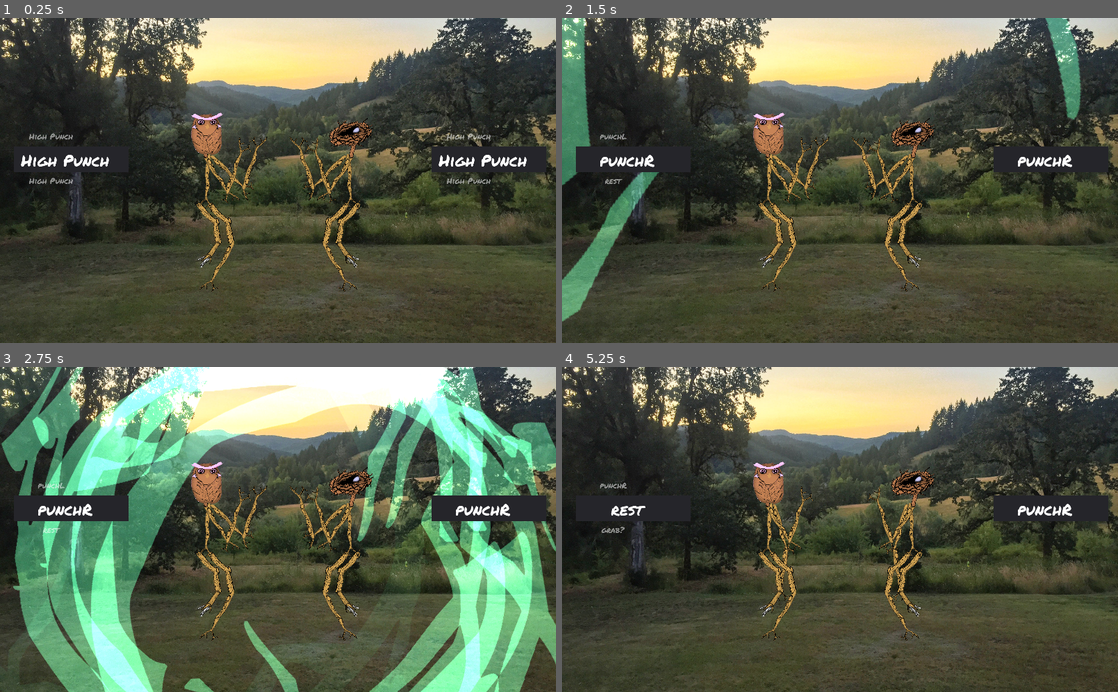
Above: before the commit, frames 1-4 (two rows, left to right).
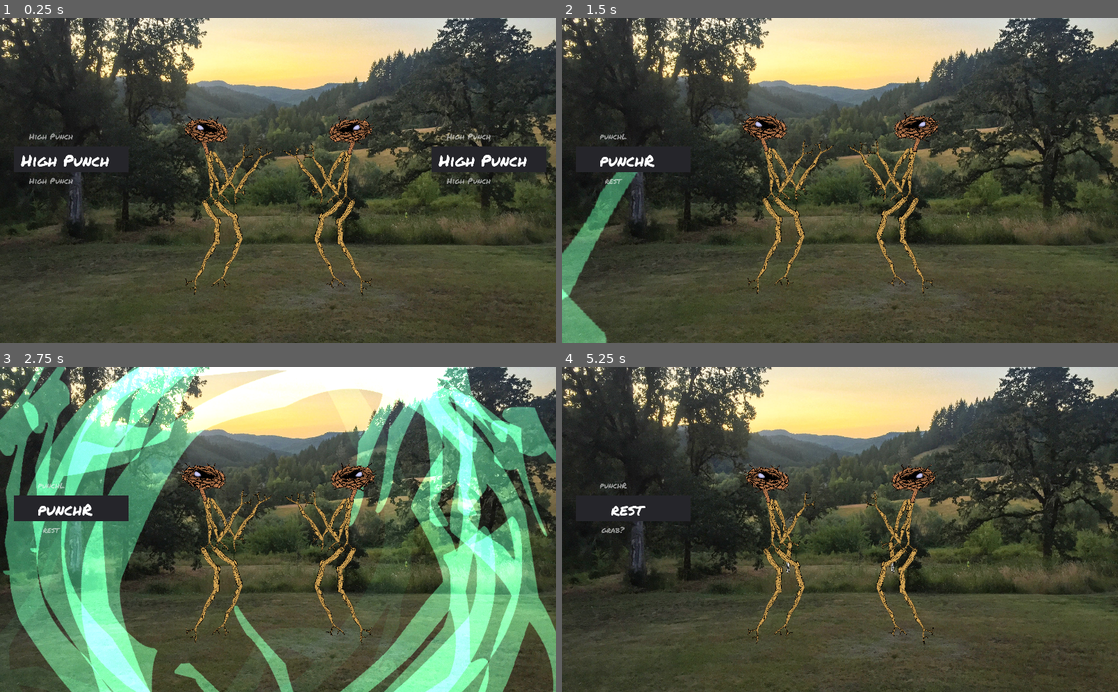
Above: after the commit, the same moments.

Repository: thesage1014/pigsSSJomt
Game: Godot game, scene res://sticky.tscn
The game is run twice, just before and just after one commit, with the same random seed, the same clock (stepped at 60 frames per second) and the same inputs.
Inputs:
- Up to frame 1 (0.25 s): no input
- Up to frame 2 (1.5 s): tap Enter (ui_accept) at 0.5, 0.77 s; tap Left (p1_a) at 0.6 s; tap Up (p1_b) at 1.35 s
- Up to frame 3 (2.75 s): tap Enter (ui_accept) at 1.52 s; tap Down (p1_c) at 2.1 s
- Up to frame 4 (5.25 s): tap A (p2_a) at 2.85 s; tap Enter (ui_accept) at 3.02, 3.77, 4.52 s; tap E (p2_b) at 3.6 s; tap D (p2_c) at 4.35 s; tap Left (p1_a) at 5.1 s

The runs differ from the first frame. In frame 1, 4.2% of the frame differs, in the area x 32-68%, y 29-86%; in frame 2, 11%; in frame 3, 38%, in the area x 0-100%, y 0-100%; in frame 4, 4.8%.

Commit message:
animation updates
added broken bones to all attacks, added 1-up brd

Diff:
--- a/Fighter.tscn
+++ b/Fighter.tscn
@@ -25,8 +25,94 @@
 "speed": 5.0
 } ]
 
+[sub_resource type="Animation" id=9]
+resource_name = "One More Time"
+tracks/0/type = "value"
+tracks/0/path = NodePath("Torso/ArmR/AnimatedSprite4:frame")
+tracks/0/interp = 1
+tracks/0/loop_wrap = true
+tracks/0/imported = false
+tracks/0/enabled = true
+tracks/0/keys = {
+"times": PoolRealArray( 0.4 ),
+"transitions": PoolRealArray( 1 ),
+"update": 1,
+"values": [ 0 ]
+}
+tracks/1/type = "value"
+tracks/1/path = NodePath("Torso/ArmL/AnimatedSprite4:frame")
+tracks/1/interp = 1
+tracks/1/loop_wrap = true
+tracks/1/imported = false
+tracks/1/enabled = true
+tracks/1/keys = {
+"times": PoolRealArray( 0.3 ),
+"transitions": PoolRealArray( 1 ),
+"update": 1,
+"values": [ 0 ]
+}
+tracks/2/type = "value"
+tracks/2/path = NodePath("Torso/LegL/AnimatedSprite4:frame")
+tracks/2/interp = 1
+tracks/2/loop_wrap = true
+tracks/2/imported = false
+tracks/2/enabled = true
+tracks/2/keys = {
+"times": PoolRealArray( 0.2 ),
+"transitions": PoolRealArray( 1 ),
+"update": 1,
+"values": [ 0 ]
+}
+tracks/3/type = "value"
+tracks/3/path = NodePath("Torso/LegR/AnimatedSprite4:frame")
+tracks/3/interp = 1
+tracks/3/loop_wrap = true
+tracks/3/imported = false
+tracks/3/enabled = true
+tracks/3/keys = {
+"times": PoolRealArray( 0.1 ),
+"transitions": PoolRealArray( 1 ),
+"update": 1,
+"values": [ 0 ]
+}
+tracks/4/type = "value"
+tracks/4/path = NodePath("Brd:position")
+tracks/4/interp = 2
+tracks/4/loop_wrap = true
+tracks/4/imported = false
+tracks/4/enabled = true
+tracks/4/keys = {
+"times": PoolRealArray( 0, 0.4, 0.8, 1 ),
+"transitions": PoolRealArray( 1, 1, 1, 1 ),
+"update": 0,
+"values": [ Vector2( -393.074, -618.013 ), Vector2( -45.442, -238.571 ), Vector2( 9.08862, -313.551 ), Vector2( 24.4103, -150.435 ) ]
+}
+tracks/5/type = "value"
+tracks/5/path = NodePath("Brd:rotation_degrees")
+tracks/5/interp = 2
+tracks/5/loop_wrap = true
+tracks/5/imported = false
+tracks/5/enabled = true
+tracks/5/keys = {
+"times": PoolRealArray( 0, 0.4, 0.8, 1 ),
+"transitions": PoolRealArray( 1, 1, 1, 1 ),
+"update": 0,
+"values": [ 0.0, 0.0, 0.0, 0.0 ]
+}
+tracks/6/type = "value"
+tracks/6/path = NodePath("Brd:modulate")
+tracks/6/interp = 2
+tracks/6/loop_wrap = true
+tracks/6/imported = false
+tracks/6/enabled = true
+tracks/6/keys = {
+"times": PoolRealArray( 0, 0.3 ),
+"transitions": PoolRealArray( 1, 1 ),
+"update": 0,
+"values": [ Color( 1, 1, 1, 0 ), Color( 1, 1, 1, 1 ) ]
+}
+
 [sub_resource type="Animation" id=3]
-loop = true
 tracks/0/type = "value"
 tracks/0/path = NodePath("Torso/LegR:position")
 tracks/0/interp = 1
@@ -46,10 +132,10 @@
 tracks/1/imported = false
 tracks/1/enabled = true
 tracks/1/keys = {
-"times": PoolRealArray( 0, 0.4 ),
-"transitions": PoolRealArray( 1, 1 ),
-"update": 0,
-"values": [ 29.7141, 71.4625 ]
+"times": PoolRealArray( 0, 0.4, 1 ),
+"transitions": PoolRealArray( 1, 1, 1 ),
+"update": 0,
+"values": [ 29.7141, 71.4625, 29.7141 ]
 }
 tracks/2/type = "value"
 tracks/2/path = NodePath("Torso/neck:position")
@@ -70,10 +156,10 @@
 tracks/3/imported = false
 tracks/3/enabled = true
 tracks/3/keys = {
-"times": PoolRealArray( 0, 0.4 ),
-"transitions": PoolRealArray( 1, 1 ),
-"update": 0,
-"values": [ -166.309, -166.309 ]
+"times": PoolRealArray( 0, 0.4, 1 ),
+"transitions": PoolRealArray( 1, 1, 1 ),
+"update": 0,
+"values": [ -166.309, -166.309, -166.309 ]
 }
 tracks/4/type = "value"
 tracks/4/path = NodePath("Torso/LegR/AnimatedSprite4:position")
@@ -94,10 +180,10 @@
 tracks/5/imported = false
 tracks/5/enabled = true
 tracks/5/keys = {
-"times": PoolRealArray( 0, 0.4 ),
-"transitions": PoolRealArray( 1, 1 ),
-"update": 0,
-"values": [ -59.1581, -78.1254 ]
+"times": PoolRealArray( 0, 0.4, 1 ),
+"transitions": PoolRealArray( 1, 1, 1 ),
+"update": 0,
+"values": [ -59.1581, -78.1254, -59.1581 ]
 }
 tracks/6/type = "value"
 tracks/6/path = NodePath("Torso/neck/head:position")
@@ -118,10 +204,10 @@
 tracks/7/imported = false
 tracks/7/enabled = true
 tracks/7/keys = {
-"times": PoolRealArray( 0 ),
-"transitions": PoolRealArray( 1 ),
-"update": 0,
-"values": [ 74.2537 ]
+"times": PoolRealArray( 0, 1 ),
+"transitions": PoolRealArray( 1, 1 ),
+"update": 0,
+"values": [ 74.2537, 74.2537 ]
 }
 tracks/8/type = "value"
 tracks/8/path = NodePath("Torso/ArmL/AnimatedSprite4/Position2D:position")
@@ -142,10 +228,10 @@
 tracks/9/imported = false
 tracks/9/enabled = true
 tracks/9/keys = {
-"times": PoolRealArray( 0, 0.2, 0.4 ),
-"transitions": PoolRealArray( 1, 1, 1 ),
-"update": 0,
-"values": [ 186.364, 129.848, 149.759 ]
+"times": PoolRealArray( 0, 0.2, 0.4, 1 ),
+"transitions": PoolRealArray( 1, 1, 1, 1 ),
+"update": 0,
+"values": [ 186.364, 129.848, 149.759, 186.364 ]
 }
 tracks/10/type = "value"
 tracks/10/path = NodePath("Torso/ArmL/AnimatedSprite4:position")
@@ -166,10 +252,10 @@
 tracks/11/imported = false
 tracks/11/enabled = true
 tracks/11/keys = {
-"times": PoolRealArray( 0, 0.2, 0.4 ),
-"transitions": PoolRealArray( 1, 1, 1 ),
-"update": 0,
-"values": [ 1208.31, 1216.98, 1211.22 ]
+"times": PoolRealArray( 0, 0.2, 0.4, 1 ),
+"transitions": PoolRealArray( 1, 1, 1, 1 ),
+"update": 0,
+"values": [ 1208.31, 1216.98, 1211.22, 1208.31 ]
 }
 tracks/12/type = "value"
 tracks/12/path = NodePath("Torso/ArmL:position")
@@ -190,10 +276,10 @@
 tracks/13/imported = false
 tracks/13/enabled = true
 tracks/13/keys = {
-"times": PoolRealArray( 0, 0.2, 0.4 ),
-"transitions": PoolRealArray( 1, 1, 1 ),
-"update": 0,
-"values": [ 1817.42, 1866.44, 1890.37 ]
+"times": PoolRealArray( 0, 0.2, 0.4, 1 ),
+"transitions": PoolRealArray( 1, 1, 1, 1 ),
+"update": 0,
+"values": [ 1817.42, 1866.44, 1890.37, 1817.42 ]
 }
 tracks/14/type = "value"
 tracks/14/path = NodePath("Torso/LegL/AnimatedSprite4/Position2D:position")
@@ -214,10 +300,10 @@
 tracks/15/imported = false
 tracks/15/enabled = true
 tracks/15/keys = {
-"times": PoolRealArray( 0, 0.4 ),
-"transitions": PoolRealArray( 1, 1 ),
-"update": 0,
-"values": [ 361.586, 350.846 ]
+"times": PoolRealArray( 0, 0.4, 1 ),
+"transitions": PoolRealArray( 1, 1, 1 ),
+"update": 0,
+"values": [ 361.586, 350.846, 361.586 ]
 }
 tracks/16/type = "value"
 tracks/16/path = NodePath("Torso/LegL/AnimatedSprite4:position")
@@ -238,10 +324,10 @@
 tracks/17/imported = false
 tracks/17/enabled = true
 tracks/17/keys = {
-"times": PoolRealArray( 0, 0.4 ),
-"transitions": PoolRealArray( 1, 1 ),
-"update": 0,
-"values": [ 1038.15, 1005.77 ]
+"times": PoolRealArray( 0, 0.4, 1 ),
+"transitions": PoolRealArray( 1, 1, 1 ),
+"update": 0,
+"values": [ 1038.15, 1005.77, 1038.15 ]
 }
 tracks/18/type = "value"
 tracks/18/path = NodePath("Torso/LegL:position")
@@ -262,10 +348,10 @@
 tracks/19/imported = false
 tracks/19/enabled = true
 tracks/19/keys = {
-"times": PoolRealArray( 0, 0.4 ),
-"transitions": PoolRealArray( 1, 1 ),
-"update": 0,
-"values": [ 12.7971, 55.6226 ]
+"times": PoolRealArray( 0, 0.4, 1 ),
+"transitions": PoolRealArray( 1, 1, 1 ),
+"update": 0,
+"values": [ 12.7971, 55.6226, 12.7971 ]
 }
 tracks/20/type = "value"
 tracks/20/path = NodePath("Torso/LegR/AnimatedSprite4/Position2D:position")
@@ -286,10 +372,10 @@
 tracks/21/imported = false
 tracks/21/enabled = true
 tracks/21/keys = {
-"times": PoolRealArray( 0, 0.4 ),
-"transitions": PoolRealArray( 1, 1 ),
-"update": 0,
-"values": [ -1317.73, -980.072 ]
+"times": PoolRealArray( 0, 0.4, 1 ),
+"transitions": PoolRealArray( 1, 1, 1 ),
+"update": 0,
+"values": [ -1317.73, -980.072, -1317.73 ]
 }
 tracks/22/type = "value"
 tracks/22/path = NodePath("Torso/ArmR:position")
@@ -310,10 +396,10 @@
 tracks/23/imported = false
 tracks/23/enabled = true
 tracks/23/keys = {
-"times": PoolRealArray( 0, 0.2, 0.4 ),
-"transitions": PoolRealArray( 1, 1, 1 ),
-"update": 0,
-"values": [ 25.2324, 93.0709, 106.762 ]
+"times": PoolRealArray( 0, 0.2, 0.4, 1 ),
+"transitions": PoolRealArray( 1, 1, 1, 1 ),
+"update": 0,
+"values": [ 25.2324, 93.0709, 106.762, 25.2324 ]
 }
 tracks/24/type = "value"
 tracks/24/path = NodePath("Torso:position")
@@ -322,10 +408,10 @@
 tracks/24/imported = false
 tracks/24/enabled = true
 tracks/24/keys = {
-"times": PoolRealArray( 0, 0.4 ),
-"transitions": PoolRealArray( 1, 1 ),
-"update": 0,
-"values": [ Vector2( 10.9721, 96.4077 ), Vector2( 69.6328, 135.515 ) ]
+"times": PoolRealArray( 0, 0.4, 1 ),
+"transitions": PoolRealArray( 1, 1, 1 ),
+"update": 0,
+"values": [ Vector2( 10.9721, 96.4077 ), Vector2( 69.6328, 135.515 ), Vector2( 10.9721, 96.4077 ) ]
 }
 tracks/25/type = "value"
 tracks/25/path = NodePath("Torso:rotation_degrees")
@@ -334,10 +420,10 @@
 tracks/25/imported = false
 tracks/25/enabled = true
 tracks/25/keys = {
-"times": PoolRealArray( 0, 0.4 ),
-"transitions": PoolRealArray( 1, 1 ),
-"update": 0,
-"values": [ 92.4048, 75.6058 ]
+"times": PoolRealArray( 0, 0.4, 1 ),
+"transitions": PoolRealArray( 1, 1, 1 ),
+"update": 0,
+"values": [ 92.4048, 75.6058, 92.4048 ]
 }
 tracks/26/type = "value"
 tracks/26/path = NodePath("Torso/ArmR/AnimatedSprite4:position")
@@ -358,10 +444,10 @@
 tracks/27/imported = false
 tracks/27/enabled = true
 tracks/27/keys = {
-"times": PoolRealArray( 0, 0.2, 0.4 ),
-"transitions": PoolRealArray( 1, 1, 1 ),
-"update": 0,
-"values": [ 115.049, 121.304, 120.785 ]
+"times": PoolRealArray( 0, 0.2, 0.4, 1 ),
+"transitions": PoolRealArray( 1, 1, 1, 1 ),
+"update": 0,
+"values": [ 115.049, 121.304, 120.785, 115.049 ]
 }
 tracks/28/type = "value"
 tracks/28/path = NodePath("Torso/ArmR/AnimatedSprite4/Position2D:position")
@@ -382,10 +468,10 @@
 tracks/29/imported = false
 tracks/29/enabled = true
 tracks/29/keys = {
-"times": PoolRealArray( 0, 0.2, 0.4 ),
-"transitions": PoolRealArray( 1, 1, 1 ),
-"update": 0,
-"values": [ -766.103, -479.816, -133.787 ]
+"times": PoolRealArray( 0, 0.2, 0.4, 1 ),
+"transitions": PoolRealArray( 1, 1, 1, 1 ),
+"update": 0,
+"values": [ -766.103, -479.816, -133.787, -766.103 ]
 }
 
 [sub_resource type="Animation" id=4]
@@ -593,6 +679,47 @@
 "transitions": PoolRealArray( 1, 1, 1 ),
 "update": 0,
 "values": [ Vector2( 25.5059, 106.097 ), Vector2( 65.1733, 144.178 ), Vector2( 25.5059, 106.097 ) ]
+}
+
+[sub_resource type="Animation" id=10]
+resource_name = "idle"
+length = 4.0
+loop = true
+tracks/0/type = "value"
+tracks/0/path = NodePath("Torso:position")
+tracks/0/interp = 1
+tracks/0/loop_wrap = true
+tracks/0/imported = false
+tracks/0/enabled = true
+tracks/0/keys = {
+"times": PoolRealArray( 0, 2, 4 ),
+"transitions": PoolRealArray( 1, 1, 1 ),
+"update": 0,
+"values": [ Vector2( 10.9721, 96.4077 ), Vector2( 22.9307, 82.0576 ), Vector2( 10.9721, 96.4077 ) ]
+}
+tracks/1/type = "value"
+tracks/1/path = NodePath("Torso:rotation_degrees")
+tracks/1/interp = 1
+tracks/1/loop_wrap = true
+tracks/1/imported = false
+tracks/1/enabled = true
+tracks/1/keys = {
+"times": PoolRealArray( 0, 2, 4 ),
+"transitions": PoolRealArray( 1, 1, 1 ),
+"update": 0,
+"values": [ 92.4048, 94.6944, 92.4048 ]
+}
+tracks/2/type = "value"
+tracks/2/path = NodePath("Torso:scale")
+tracks/2/interp = 1
+tracks/2/loop_wrap = true
+tracks/2/imported = false
+tracks/2/enabled = true
+tracks/2/keys = {
+"times": PoolRealArray( 0, 2, 4 ),
+"transitions": PoolRealArray( 1, 1, 1 ),
+"update": 0,
+"values": [ Vector2( 0.148534, 0.148534 ), Vector2( 0.152, 0.152 ), Vector2( 0.148534, 0.148534 ) ]
 }
 
 [sub_resource type="Animation" id=5]
@@ -663,10 +790,10 @@
 tracks/5/imported = false
 tracks/5/enabled = true
 tracks/5/keys = {
-"times": PoolRealArray( -0.3, 0.5 ),
-"transitions": PoolRealArray( 1, 1 ),
+"times": PoolRealArray( 0.5 ),
+"transitions": PoolRealArray( 1 ),
 "update": 1,
-"values": [ 0, 1 ]
+"values": [ 1 ]
 }
 
 [sub_resource type="Animation" id=6]
@@ -737,10 +864,10 @@
 tracks/5/imported = false
 tracks/5/enabled = true
 tracks/5/keys = {
-"times": PoolRealArray( 0, 0.5 ),
-"transitions": PoolRealArray( 1, 1 ),
+"times": PoolRealArray( 0.5 ),
+"transitions": PoolRealArray( 1 ),
 "update": 1,
-"values": [ 0, 1 ]
+"values": [ 1 ]
 }
 tracks/6/type = "value"
 tracks/6/path = NodePath("Torso/LegL/AnimatedSprite4/Position2D:rotation_degrees")
@@ -828,6 +955,18 @@
 "update": 0,
 "values": [ 1817.42, 1870.51, 1852.81, 1788.72 ]
 }
+tracks/6/type = "value"
+tracks/6/path = NodePath("Torso/ArmL/AnimatedSprite4:frame")
+tracks/6/interp = 1
+tracks/6/loop_wrap = true
+tracks/6/imported = false
+tracks/6/enabled = true
+tracks/6/keys = {
+"times": PoolRealArray( 0.1 ),
+"transitions": PoolRealArray( 1 ),
+"update": 1,
+"values": [ 1 ]
+}
 
 [sub_resource type="Animation" id=8]
 tracks/0/type = "value"
@@ -902,6 +1041,18 @@
 "update": 0,
 "values": [ 25.2324, 72.7887, 25.2324, 15.3063 ]
 }
+tracks/6/type = "value"
+tracks/6/path = NodePath("Torso/ArmR/AnimatedSprite4:frame")
+tracks/6/interp = 1
+tracks/6/loop_wrap = true
+tracks/6/imported = false
+tracks/6/enabled = true
+tracks/6/keys = {
+"times": PoolRealArray( 0.1 ),
+"transitions": PoolRealArray( 1 ),
+"update": 1,
+"values": [ 1 ]
+}
 
 [node name="Fighter1" type="Node2D"]
 position = Vector2( -199.445, -6.64807 )
@@ -922,14 +1073,14 @@
 }
 
 [node name="Torso" type="AnimatedSprite" parent="Skeleton"]
-position = Vector2( 25.5059, 106.097 )
-rotation = 1.54013
+position = Vector2( 10.9721, 96.4077 )
+rotation = 1.61277
 scale = Vector2( 0.148534, 0.148534 )
 frames = ExtResource( 3 )
 
 [node name="ArmR" type="AnimatedSprite" parent="Skeleton/Torso"]
 position = Vector2( -644.386, 163.503 )
-rotation = 0.792942
+rotation = 0.440388
 frames = ExtResource( 3 )
 offset = Vector2( 666.993, 76.2777 )
 flip_v = true
@@ -939,7 +1090,7 @@
 
 [node name="AnimatedSprite4" type="AnimatedSprite" parent="Skeleton/Torso/ArmR"]
 position = Vector2( 1100.45, 36.2783 )
-rotation = 2.03279
+rotation = 2.00798
 frames = ExtResource( 3 )
 offset = Vector2( 666.993, 76.2777 )
 flip_v = true
@@ -949,14 +1100,14 @@
 
 [node name="Position2D" type="Position2D" parent="Skeleton/Torso/ArmR/AnimatedSprite4"]
 position = Vector2( 943.12, 43.079 )
-rotation = -10.6367
+rotation = -13.371
 __meta__ = {
 "_edit_bone_": true
 }
 
 [node name="ArmL" type="AnimatedSprite" parent="Skeleton/Torso"]
 position = Vector2( -654.04, -19.9221 )
-rotation = 32.0354
+rotation = 31.72
 frames = ExtResource( 3 )
 offset = Vector2( 665.285, -73.5525 )
 __meta__ = {
@@ -965,7 +1116,7 @@
 
 [node name="AnimatedSprite4" type="AnimatedSprite" parent="Skeleton/Torso/ArmL"]
 position = Vector2( 1045.15, -31.2649 )
-rotation = 21.1016
+rotation = 21.089
 frames = ExtResource( 3 )
 offset = Vector2( 665.285, -73.5525 )
 __meta__ = {
@@ -974,7 +1125,7 @@
 
 [node name="Position2D" type="Position2D" parent="Skeleton/Torso/ArmL/AnimatedSprite4"]
 position = Vector2( 1222.24, -51.3916 )
-rotation = 3.09438
+rotation = 3.25267
 __meta__ = {
 "_edit_bone_": true
 }
@@ -1001,14 +1152,14 @@
 
 [node name="Position2D" type="Position2D" parent="Skeleton/Torso/LegR/AnimatedSprite4"]
 position = Vector2( 1080.3, 36.2786 )
-rotation = -28.8505
+rotation = -22.9987
 __meta__ = {
 "_edit_bone_": true
 }
 
 [node name="LegL" type="AnimatedSprite" parent="Skeleton/Torso"]
 position = Vector2( 551.068, -107.444 )
-rotation = 0.477484
+rotation = 0.223352
 frames = ExtResource( 4 )
 offset = Vector2( 665.285, 49.478 )
 flip_v = true
@@ -1018,9 +1169,8 @@
 
 [node name="AnimatedSprite4" type="AnimatedSprite" parent="Skeleton/Torso/LegL"]
 position = Vector2( 1045.15, -31.2649 )
-rotation = 17.7807
+rotation = 18.1191
 frames = ExtResource( 3 )
-frame = 1
 offset = Vector2( 665.285, -73.5525 )
 __meta__ = {
 "_edit_bone_": true
@@ -1028,7 +1178,7 @@
 
 [node name="Position2D" type="Position2D" parent="Skeleton/Torso/LegL/AnimatedSprite4"]
 position = Vector2( 1222.24, -51.3916 )
-rotation = 6.40356
+rotation = 6.31087
 __meta__ = {
 "_edit_bone_": true
 }
@@ -1052,12 +1202,27 @@
 "_edit_bone_": true
 }
 
+[node name="Brd" type="Sprite" parent="Skeleton"]
+modulate = Color( 1, 1, 1, 0 )
+position = Vector2( -393.074, -618.013 )
+scale = Vector2( 0.110139, 0.110139 )
+texture = ExtResource( 7 )
+
 [node name="AnimationPlayer" parent="Skeleton" instance=ExtResource( 8 )]
+"anims/One More Time" = SubResource( 9 )
 anims/blockHi = SubResource( 3 )
 anims/blockLo = SubResource( 4 )
+anims/idle = SubResource( 10 )
 anims/kickL = SubResource( 5 )
 anims/kickR = SubResource( 6 )
 anims/punchL = SubResource( 7 )
 anims/punchR = SubResource( 8 )
+next/blockHi = "idle"
+next/blockLo = "idle"
+next/kickL = "idle"
+next/kickR = "idle"
+next/punchL = "idle"
+next/punchR = "idle"
+next/rest = "idle"
 [connection signal="on_player_selected" from="." to="AttackRoller" method="_on_Fighter1_on_player_selected"]
 [connection signal="on_send_attack" from="." to="AttackRoller" method="_on_Fighter1_on_send_attack"]
--- a/assets/animations/rest.tres
+++ b/assets/animations/rest.tres
@@ -1,7 +1,7 @@
 [gd_resource type="Animation" format=2]
 
 [resource]
-loop = true
+length = 0.1
 tracks/0/type = "value"
 tracks/0/path = NodePath("Torso/LegR:position")
 tracks/0/interp = 1
@@ -9,10 +9,10 @@
 tracks/0/imported = false
 tracks/0/enabled = true
 tracks/0/keys = {
-"times": PoolRealArray( 0, 1 ),
-"transitions": PoolRealArray( 1, 1 ),
-"update": 0,
-"values": [ Vector2( 558.182, 152.751 ), Vector2( 558.182, 152.751 ) ]
+"times": PoolRealArray( 0 ),
+"transitions": PoolRealArray( 1 ),
+"update": 0,
+"values": [ Vector2( 558.182, 152.751 ) ]
 }
 tracks/1/type = "value"
 tracks/1/path = NodePath("Torso/LegR:rotation_degrees")
@@ -513,10 +513,10 @@
 tracks/42/imported = false
 tracks/42/enabled = true
 tracks/42/keys = {
-"times": PoolRealArray( 0, 0.5, 1 ),
-"transitions": PoolRealArray( 0.840897, 1, 0.840897 ),
-"update": 0,
-"values": [ Vector2( 943.12, 43.079 ), Vector2( 1080.3, 29.549 ), Vector2( 943.12, 43.079 ) ]
+"times": PoolRealArray( 0 ),
+"transitions": PoolRealArray( 0.840897 ),
+"update": 0,
+"values": [ Vector2( 943.12, 43.079 ) ]
 }
 tracks/43/type = "value"
 tracks/43/path = NodePath("Torso/ArmR/AnimatedSprite4/Position2D:rotation_degrees")
@@ -525,10 +525,10 @@
 tracks/43/imported = false
 tracks/43/enabled = true
 tracks/43/keys = {
-"times": PoolRealArray( 0, 1 ),
-"transitions": PoolRealArray( 1, 1 ),
-"update": 0,
-"values": [ -766.103, -766.103 ]
+"times": PoolRealArray( 0 ),
+"transitions": PoolRealArray( 1 ),
+"update": 0,
+"values": [ -766.103 ]
 }
 tracks/44/type = "value"
 tracks/44/path = NodePath("Torso/ArmR/AnimatedSprite4/Position2D:scale")
@@ -537,8 +537,32 @@
 tracks/44/imported = false
 tracks/44/enabled = true
 tracks/44/keys = {
-"times": PoolRealArray( 0, 1 ),
-"transitions": PoolRealArray( 1, 1 ),
-"update": 0,
-"values": [ Vector2( 1, 1 ), Vector2( 1, 1 ) ]
-}
+"times": PoolRealArray( 0 ),
+"transitions": PoolRealArray( 1 ),
+"update": 0,
+"values": [ Vector2( 1, 1 ) ]
+}
+tracks/45/type = "value"
+tracks/45/path = NodePath("Brd:position")
+tracks/45/interp = 1
+tracks/45/loop_wrap = true
+tracks/45/imported = false
+tracks/45/enabled = true
+tracks/45/keys = {
+"times": PoolRealArray( 0 ),
+"transitions": PoolRealArray( 1 ),
+"update": 0,
+"values": [ Vector2( -393.074, -618.013 ) ]
+}
+tracks/46/type = "value"
+tracks/46/path = NodePath("Brd:rotation_degrees")
+tracks/46/interp = 1
+tracks/46/loop_wrap = true
+tracks/46/imported = false
+tracks/46/enabled = true
+tracks/46/keys = {
+"times": PoolRealArray( 0 ),
+"transitions": PoolRealArray( 1 ),
+"update": 0,
+"values": [ 0.0 ]
+}
--- a/scripts/AttackRoller.gd
+++ b/scripts/AttackRoller.gd
@@ -38,9 +38,11 @@
 
 func _on_Fighter1_on_player_selected():
 	get_node("UpAttack").visible = false
+	visible = false
 	get_node("DownAttack").visible = false
 
 
 func _on_Fighter1_on_send_attack():
 	get_node("UpAttack").visible = true
+	visible = true
 	get_node("DownAttack").visible = true
--- a/scripts/Fighter1.gd
+++ b/scripts/Fighter1.gd
@@ -35,9 +35,9 @@
 	if playerNumber == 1 :
 		btn = ['p1_a','p1_b','p1_c']
 	elif playerNumber == 2:
-		get_node("Skeleton/Torso/neck/head").frame = 1
+#		get_node("Skeleton/Torso/neck/head").frame = 1
 		btn = ['p2_a','p2_b','p2_c']
-	pass
+	get_node("Skeleton/AnimationPlayer").current_animation = "rest"
 
 func _input(event):
 	#CheckLength()
@@ -87,7 +87,8 @@
 	hitPoints -= damage
 	return hitPoints
 
-#func _process(delta):
+func _process(delta):
+	get_node("Skeleton/AnimationPlayer").playback_speed = rand_range(.7,1.4)
 	#if !nextMove:
 		#nextMove = 0
 	#if nextMove > MoveList.size()-1:
--- a/sticky.tscn
+++ b/sticky.tscn
@@ -35,14 +35,15 @@
 expand = true
 
 [node name="Timer" type="Node2D" parent="."]
-position = Vector2( -324.276, -331.492 )
+position = Vector2( -361.108, -387.969 )
 script = ExtResource( 2 )
 
 [node name="Label" type="Label" parent="Timer"]
-margin_left = -563.297
-margin_top = -929.515
-margin_right = -172.297
-margin_bottom = -656.515
+visible = false
+margin_left = -236.716
+margin_top = -590.656
+margin_right = 154.284
+margin_bottom = -317.656
 grow_horizontal = 2
 custom_fonts/font = SubResource( 2 )
 custom_colors/font_color = Color( 0.109804, 0.12549, 0.121569, 1 )
@@ -52,6 +53,7 @@
 valign = 1
 
 [node name="Spinner" type="Sprite" parent="Timer"]
+visible = false
 modulate = Color( 1, 1, 1, 0.486275 )
 material = ExtResource( 3 )
 position = Vector2( 0.088623, 1.14282 )
Not shown: 6 places in AnimationPlayer.tscn that only renumber resources
Not shown: 1 places in Fighter.tscn that only renumber resources
Not shown: 1 places in sticky.tscn that only renumber resources
